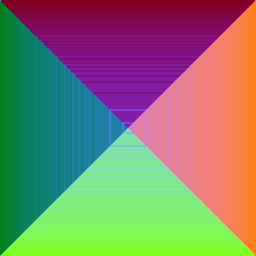
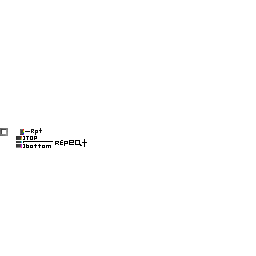
Layered file, before and after one edit (w=256, h=256). Changes by layer:
added layer "Test Layer" above "hud_elements.png" over (x1=21, y1=128, x2=87, y2=148)
painted on "hud_elements.png" over (x1=0, y1=0, x2=256, y2=256)
